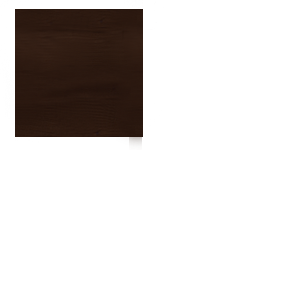
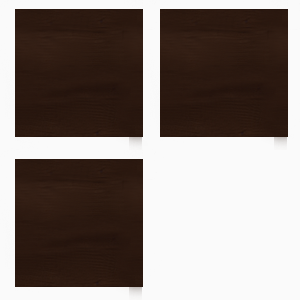
Layer changes from the first 300x300 image to the second:
added layer "Слой 18" above "Слой 17" over (x1=0, y1=121, x2=164, y2=300)
added layer "Слой 17" above "Слой 16" over (x1=145, y1=0, x2=300, y2=150)
showed "Слой 1" over (x1=0, y1=0, x2=300, y2=300)
